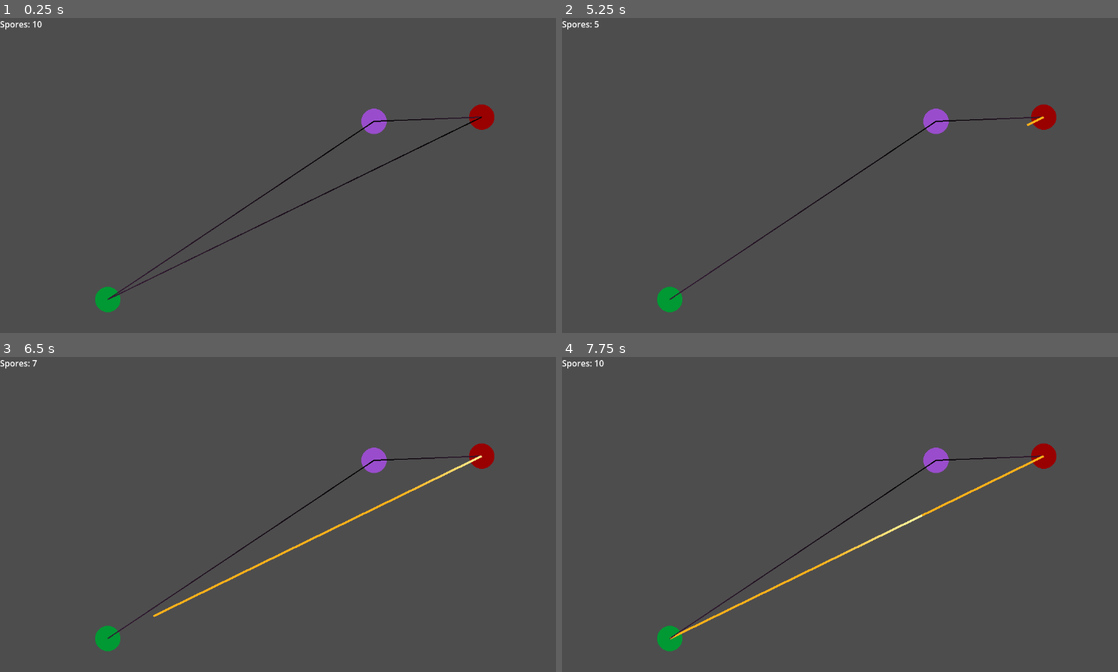
Above: before the commit, frames 1-4 (two rows, left to right).
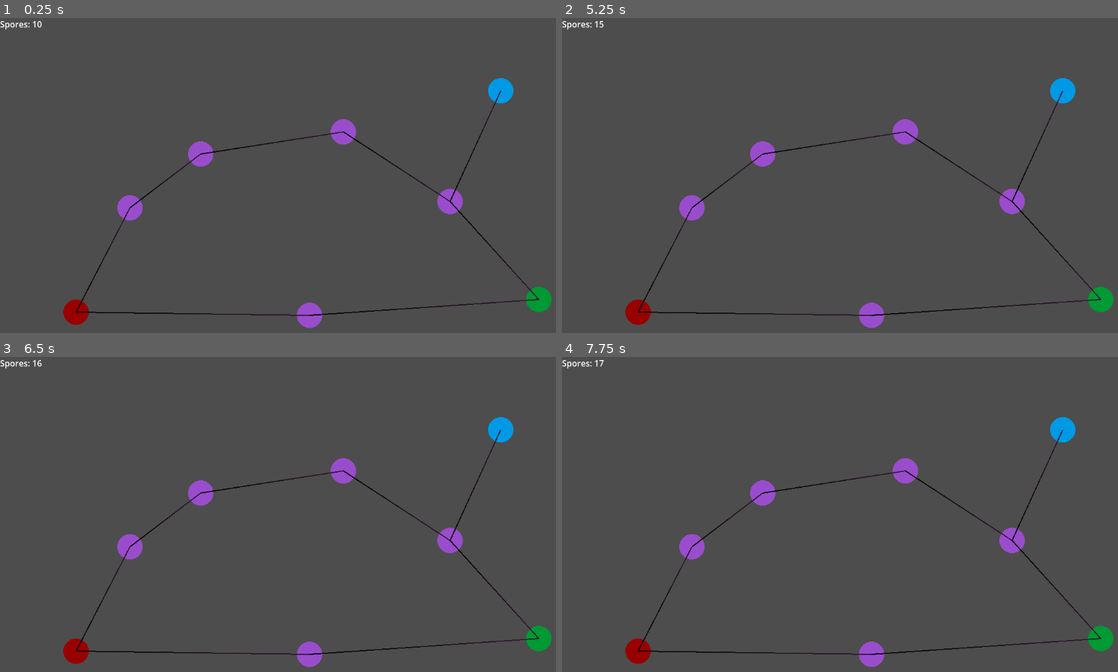
Above: after the commit, the same moments.

Repository: rae-ralston/blighted-arboretum
Game: Godot game, scene res://scenes/rooms/DemoRoom.tscn
Same seed, same stepped clock (60 frames per second), same inputs: the game is played once before the commit and once after it.
Inputs (mouse positions are in pixels of both pictures, inside the frame that each line leads up to):
- Up to frame 1 (0.25 s): no input
- Up to frame 2 (5.25 s): tap Enter at 0.5, 2, 3.5 s; move the mouse to (1001, 172) at 0.52 s; click (1001, 172) at 0.67 s; tap Space at 1.25, 2.75, 4.25 s; move the mouse to (745, 207) at 1.27 s; click (745, 207) at 1.42 s; move the mouse to (928, 112) at 2.02 s; click (928, 112) at 2.17 s; move the mouse to (834, 257) at 2.77 s; click (834, 257) at 2.92 s; move the mouse to (1051, 238) at 3.52 s; click (1051, 238) at 3.67 s; move the mouse to (684, 137) at 4.27 s; click (684, 137) at 4.42 s; move the mouse to (895, 188) at 5.02 s; click (895, 188) at 5.17 s
- Up to frame 3 (6.5 s): move the mouse to (211, 442) at 5.77 s; click (211, 442) at 5.92 s
- Up to frame 4 (7.75 s): move the mouse to (1001, 511) at 6.52 s; click (1001, 511) at 6.67 s; move the mouse to (745, 546) at 7.27 s; click (745, 546) at 7.42 s

The runs differ from the first frame. In frame 1, 4.4% of the frame differs, in the area x 11-100%, y 19-99%; in frame 2, 4.1%; in frame 3, 4.6%; in frame 4, 4.7%, in the area x 6-100%, y 0-99%.

Commit message:
feat: add room generation

Diff:
--- /dev/null
+++ b/resources/demo_room_layout.tres
@@ -0,0 +1,110 @@
+[gd_resource type="Resource" script_class="RoomLayout" format=3 uid="uid://bbbnw38u1nybi"]
+
+[ext_resource type="Script" uid="uid://dh1k6yby3m11f" path="res://scripts/node_definition.gd" id="1_r27qy"]
+[ext_resource type="Script" uid="uid://mbweug370aun" path="res://scripts/path_definition.gd" id="2_awipt"]
+[ext_resource type="Script" uid="uid://i260io3polix" path="res://scripts/room_layout.gd" id="3_d1lk5"]
+
+[sub_resource type="Resource" id="Resource_r27qy"]
+script = ExtResource("1_r27qy")
+node_name = "Start"
+node_type = 0
+position = Vector2(144, 558)
+metadata/_custom_type_script = "uid://dh1k6yby3m11f"
+
+[sub_resource type="Resource" id="Resource_awipt"]
+script = ExtResource("1_r27qy")
+node_name = "Long1"
+position = Vector2(246, 360)
+metadata/_custom_type_script = "uid://dh1k6yby3m11f"
+
+[sub_resource type="Resource" id="Resource_d1lk5"]
+script = ExtResource("1_r27qy")
+node_name = "Long2"
+position = Vector2(380, 258)
+metadata/_custom_type_script = "uid://dh1k6yby3m11f"
+
+[sub_resource type="Resource" id="Resource_1nvuo"]
+script = ExtResource("1_r27qy")
+node_name = "Long3"
+position = Vector2(650, 216)
+metadata/_custom_type_script = "uid://dh1k6yby3m11f"
+
+[sub_resource type="Resource" id="Resource_2smda"]
+script = ExtResource("1_r27qy")
+node_name = "Long4"
+position = Vector2(852, 348)
+metadata/_custom_type_script = "uid://dh1k6yby3m11f"
+
+[sub_resource type="Resource" id="Resource_ptyk1"]
+script = ExtResource("1_r27qy")
+node_name = "Bonus"
+node_type = 3
+position = Vector2(948, 138)
+metadata/_custom_type_script = "uid://dh1k6yby3m11f"
+
+[sub_resource type="Resource" id="Resource_3wggq"]
+script = ExtResource("1_r27qy")
+node_name = "Short"
+position = Vector2(586, 564)
+metadata/_custom_type_script = "uid://dh1k6yby3m11f"
+
+[sub_resource type="Resource" id="Resource_3kmuh"]
+script = ExtResource("1_r27qy")
+node_name = "End"
+node_type = 2
+position = Vector2(1020, 534)
+metadata/_custom_type_script = "uid://dh1k6yby3m11f"
+
+[sub_resource type="Resource" id="Resource_gouil"]
+script = ExtResource("2_awipt")
+from_node = "Start"
+to_node = "Long1"
+metadata/_custom_type_script = "uid://mbweug370aun"
+
+[sub_resource type="Resource" id="Resource_du6r3"]
+script = ExtResource("2_awipt")
+from_node = "Long1"
+to_node = "Long2"
+metadata/_custom_type_script = "uid://mbweug370aun"
+
+[sub_resource type="Resource" id="Resource_qmyby"]
+script = ExtResource("2_awipt")
+from_node = "Long2"
+to_node = "Long3"
+metadata/_custom_type_script = "uid://mbweug370aun"
+
+[sub_resource type="Resource" id="Resource_bnnjx"]
+script = ExtResource("2_awipt")
+from_node = "Long3"
+to_node = "Long4"
+metadata/_custom_type_script = "uid://mbweug370aun"
+
+[sub_resource type="Resource" id="Resource_yhisk"]
+script = ExtResource("2_awipt")
+from_node = "Long4"
+to_node = "Bonus"
+metadata/_custom_type_script = "uid://mbweug370aun"
+
+[sub_resource type="Resource" id="Resource_ol8c0"]
+script = ExtResource("2_awipt")
+from_node = "Long4"
+to_node = "End"
+metadata/_custom_type_script = "uid://mbweug370aun"
+
+[sub_resource type="Resource" id="Resource_xn1co"]
+script = ExtResource("2_awipt")
+from_node = "Start"
+to_node = "Short"
+metadata/_custom_type_script = "uid://mbweug370aun"
+
+[sub_resource type="Resource" id="Resource_8pe0v"]
+script = ExtResource("2_awipt")
+from_node = "Short"
+to_node = "End"
+metadata/_custom_type_script = "uid://mbweug370aun"
+
+[resource]
+script = ExtResource("3_d1lk5")
+nodes = Array[ExtResource("1_r27qy")]([SubResource("Resource_r27qy"), SubResource("Resource_awipt"), SubResource("Resource_d1lk5"), SubResource("Resource_1nvuo"), SubResource("Resource_2smda"), SubResource("Resource_ptyk1"), SubResource("Resource_3wggq"), SubResource("Resource_3kmuh")])
+paths = Array[ExtResource("2_awipt")]([SubResource("Resource_gouil"), SubResource("Resource_du6r3"), SubResource("Resource_qmyby"), SubResource("Resource_bnnjx"), SubResource("Resource_yhisk"), SubResource("Resource_ol8c0"), SubResource("Resource_xn1co"), SubResource("Resource_8pe0v")])
+metadata/_custom_type_script = "uid://i260io3polix"
--- /dev/null
+++ b/resources/node_definition.tres
@@ -0,0 +1,7 @@
+[gd_resource type="Resource" script_class="NodeDefinition" format=3 uid="uid://xd5ddyftbdl5"]
+
+[ext_resource type="Script" uid="uid://dh1k6yby3m11f" path="res://scripts/node_definition.gd" id="1_bey5v"]
+
+[resource]
+script = ExtResource("1_bey5v")
+metadata/_custom_type_script = "uid://dh1k6yby3m11f"
--- /dev/null
+++ b/resources/path_definition.tres
@@ -0,0 +1,7 @@
+[gd_resource type="Resource" script_class="PathDefinition" format=3 uid="uid://3j17k6i327ok"]
+
+[ext_resource type="Script" uid="uid://mbweug370aun" path="res://scripts/path_definition.gd" id="1_y5srg"]
+
+[resource]
+script = ExtResource("1_y5srg")
+metadata/_custom_type_script = "uid://mbweug370aun"
--- /dev/null
+++ b/resources/room_layout.tres
@@ -0,0 +1,9 @@
+[gd_resource type="Resource" script_class="RoomLayout" format=3 uid="uid://dhgfsm8g4bla8"]
+
+[ext_resource type="Script" uid="uid://dh1k6yby3m11f" path="res://scripts/node_definition.gd" id="1_nfiyi"]
+[ext_resource type="Script" uid="uid://mbweug370aun" path="res://scripts/path_definition.gd" id="2_l6slw"]
+[ext_resource type="Script" uid="uid://i260io3polix" path="res://scripts/room_layout.gd" id="3_whent"]
+
+[resource]
+script = ExtResource("3_whent")
+metadata/_custom_type_script = "uid://i260io3polix"
--- a/scenes/rooms/DemoRoom.tscn
+++ b/scenes/rooms/DemoRoom.tscn
@@ -1,6 +1,8 @@
 [gd_scene format=3 uid="uid://cv1n3o2xquk7w"]
 
+[ext_resource type="Script" uid="uid://cxhen2ywrfa0e" path="res://scripts/room_builder.gd" id="1_10jpl"]
 [ext_resource type="PackedScene" uid="uid://dc8hikds8p7p8" path="res://scenes/components/NetworkNode.tscn" id="1_yrf7v"]
+[ext_resource type="Resource" uid="uid://bbbnw38u1nybi" path="res://resources/demo_room_layout.tres" id="2_6hfte"]
 [ext_resource type="PackedScene" uid="uid://cdx6m3y7pa7e1" path="res://scenes/components/PathSegment.tscn" id="2_10jpl"]
 [ext_resource type="Script" uid="uid://dxcdbl1xubkua" path="res://scripts/ui_spore_count.gd" id="3_ippak"]
 
@@ -9,30 +11,11 @@
 [node name="DemoRoom" type="Node2D" unique_id=1185710402]
 material = SubResource("ShaderMaterial_ippak")
 
-[node name="NodeAndPaths" type="Node2D" parent="." unique_id=1128206970]
-
-[node name="Standard" parent="NodeAndPaths" unique_id=707529808 instance=ExtResource("1_yrf7v")]
-position = Vector2(708, 196)
-
-[node name="Start" parent="NodeAndPaths" unique_id=732191555 instance=ExtResource("1_yrf7v")]
-position = Vector2(912, 188)
-node_type = 0
-
-[node name="End" parent="NodeAndPaths" unique_id=1468419118 instance=ExtResource("1_yrf7v")]
-position = Vector2(204, 534)
-node_type = 2
-
-[node name="PathStandStart" parent="NodeAndPaths" unique_id=2019674467 node_paths=PackedStringArray("start_node", "end_node") instance=ExtResource("2_10jpl")]
-start_node = NodePath("../Standard")
-end_node = NodePath("../Start")
-
-[node name="PathStartEnd" parent="NodeAndPaths" unique_id=2109778931 node_paths=PackedStringArray("start_node", "end_node") instance=ExtResource("2_10jpl")]
-start_node = NodePath("../Start")
-end_node = NodePath("../End")
-
-[node name="PathStandEnd" parent="NodeAndPaths" unique_id=2027399827 node_paths=PackedStringArray("start_node", "end_node") instance=ExtResource("2_10jpl")]
-start_node = NodePath("../Standard")
-end_node = NodePath("../End")
+[node name="RoomBuilder" type="Node2D" parent="." unique_id=323830544]
+script = ExtResource("1_10jpl")
+layout = ExtResource("2_6hfte")
+node_scene = ExtResource("1_yrf7v")
+path_scene = ExtResource("2_10jpl")
 
 [node name="UI" type="CanvasLayer" parent="." unique_id=1658584025]
 
--- /dev/null
+++ b/scripts/node_definition.gd
@@ -0,0 +1,5 @@
+class_name NodeDefinition extends Resource
+
+@export var node_name: String = ""
+@export var node_type: NetworkNode.NodeType = NetworkNode.NodeType.STANDARD
+@export var position: Vector2 = Vector2.ZERO
--- /dev/null
+++ b/scripts/path_definition.gd
@@ -0,0 +1,5 @@
+class_name PathDefinition extends Resource
+
+@export var from_node: String = ""
+@export var to_node: String = ""
+@export var spore_cost: float = 10.0
--- /dev/null
+++ b/scripts/room_builder.gd
@@ -0,0 +1,24 @@
+class_name RoomBuilder extends Node2D
+
+@export var layout: RoomLayout
+@export var node_scene: PackedScene
+@export var path_scene: PackedScene
+
+func _ready() -> void:
+	var node_map: Dictionary = {}
+
+	#must add nodes first so paths have something to connect to
+	for node_def in layout.nodes:
+		var node = node_scene.instantiate()
+		node.name = node_def.node_name
+		node.node_type = node_def.node_type
+		node.position = node_def.position
+		add_child(node)
+		node_map[node_def.node_name] = node
+
+	for path_def in layout.paths:
+		var path = path_scene.instantiate()
+		path.start_node = node_map[path_def.from_node]
+		path.end_node = node_map[path_def.to_node]
+		path.spore_cost = path_def.spore_cost
+		add_child(path)
--- /dev/null
+++ b/scripts/room_layout.gd
@@ -0,0 +1,4 @@
+class_name RoomLayout extends Resource
+
+@export var nodes: Array[NodeDefinition] = []
+@export var paths: Array[PathDefinition] = []
Not shown, added: scripts/node_definition.gd.uid
Not shown, added: scripts/path_definition.gd.uid
Not shown, added: scripts/room_builder.gd.uid
Not shown, added: scripts/room_layout.gd.uid
Not shown, changed: DESIGN.md
